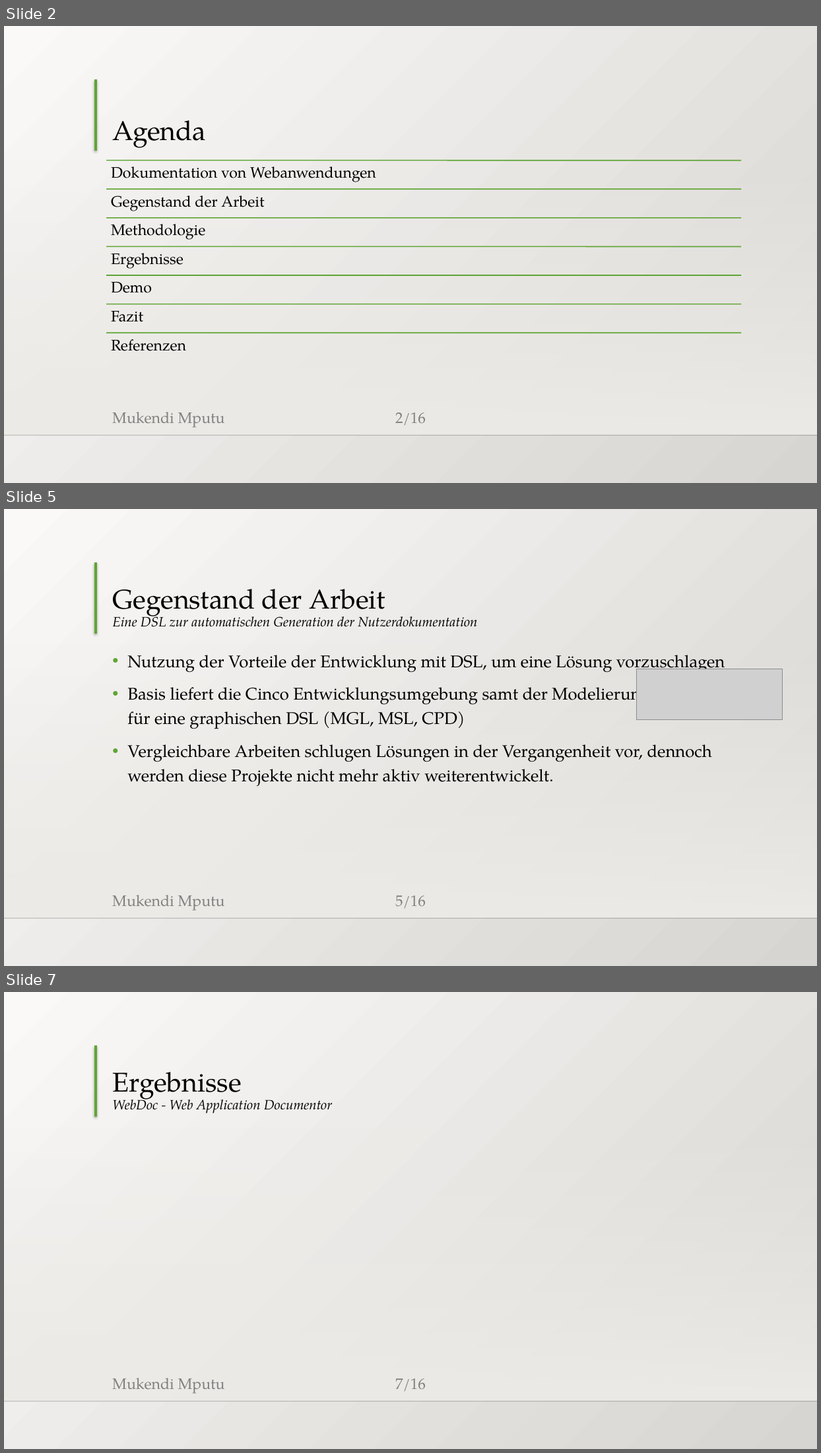
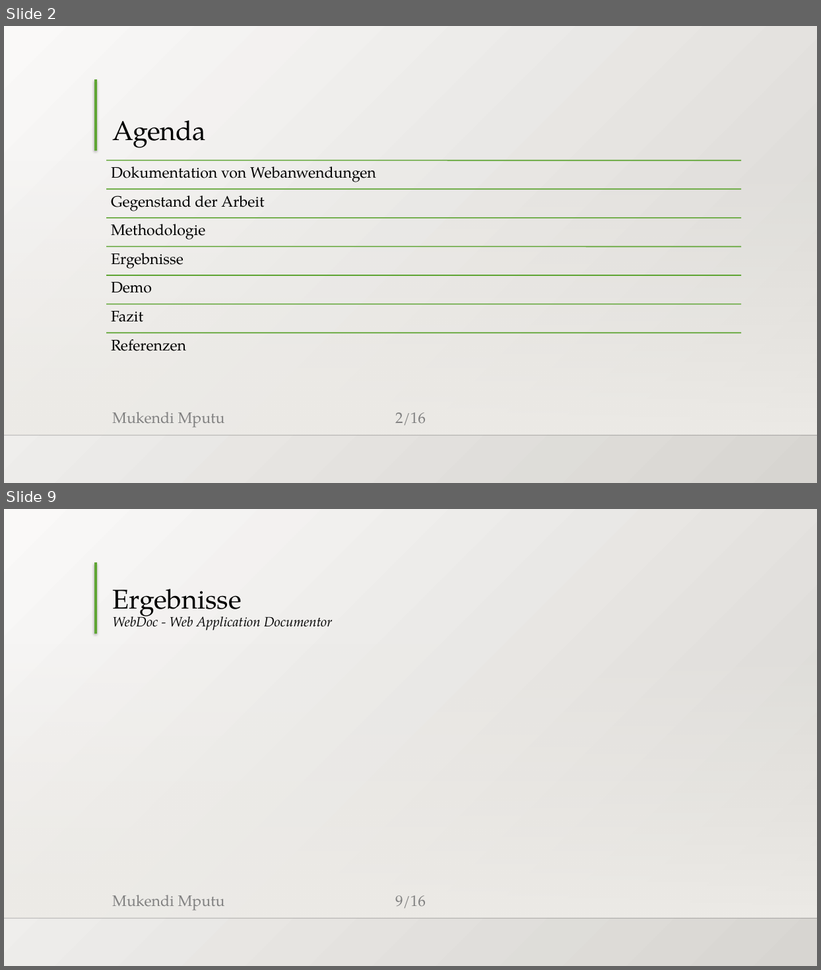
Before and after one commit to MukendiMputu/BachelorThesis, a slide deck: Abschlussvortrag.pptx. Shown one above the other, each under a label of ours: slides 2, 5 and 7 before the commit, slides 2 and 9 after it; the slides between them are not shown. The pictures are 821x1453 and 821x970 pixels, drawn with LibreOffice and Linux fonts; fonts in the diff are those of the drawing; grey boxes stand for pictures; background and template pictures are left out. Boxes give left, top, right and bottom in pixels: in the first picture for what was removed or moved away, otherwise in the second. Text is boxed around its words. In the diff, an @@ line names an element or a change of style, - is before the commit and + after.

```diff
--- a/Abschlussvortrag.pptx
+++ b/Abschlussvortrag.pptx
@@ slide 5 removed at box(4, 509, 817, 966), background gradient #FAFAF9 to #D7D5D2; not listed: 5 template elements that a slide beside it also shows @@
@@ title removed at box(112, 589, 477, 627) @@
-Gegenstand der Arbeit
-Eine DSL zur automatischen Generation der Nutzerdokumentation
@@ text removed at box(127, 655, 725, 786) @@
-• Nutzung der Vorteile der Entwicklung mit DSL, um eine Lösung vorzuschlagen
-• Basis liefert die Cinco Entwicklungsumgebung samt der Modelierungssprachen für eine graphischen DSL (MGL, MSL, CPD)
-• Vergleichbare Arbeiten schlugen Lösungen in der Vergangenheit vor, dennoch werden diese Projekte nicht mehr aktiv weiterentwickelt.
@@ picture removed at box(636, 669, 782, 720) @@
@@ what was slide 7 is now slide 9 @@
@@ page number at box(395, 896, 426, 908): text changed @@
-7/16
+9/16
```
Also in this commit, not shown: 3 slides changed, 4 slides added, 1 other slide removed.
